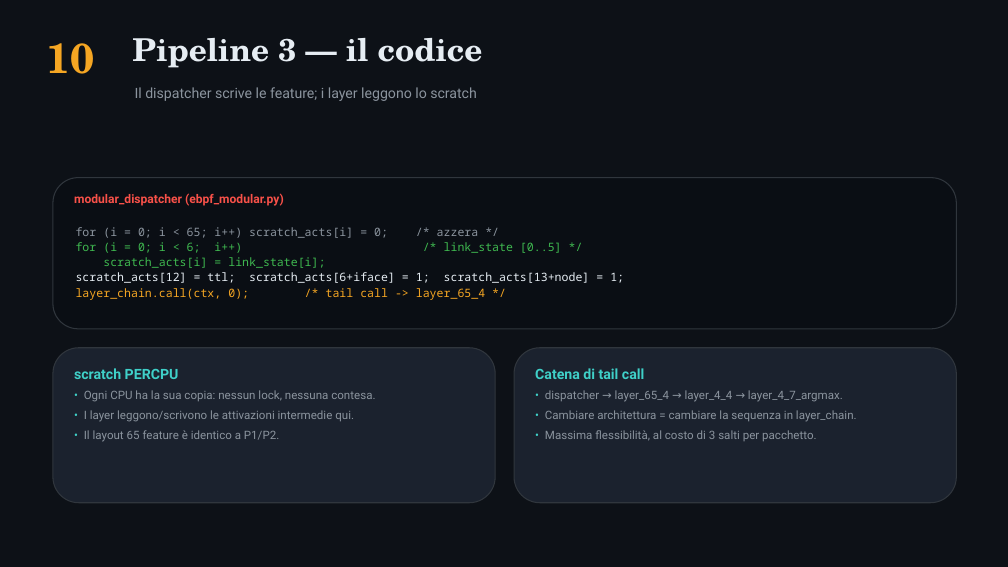
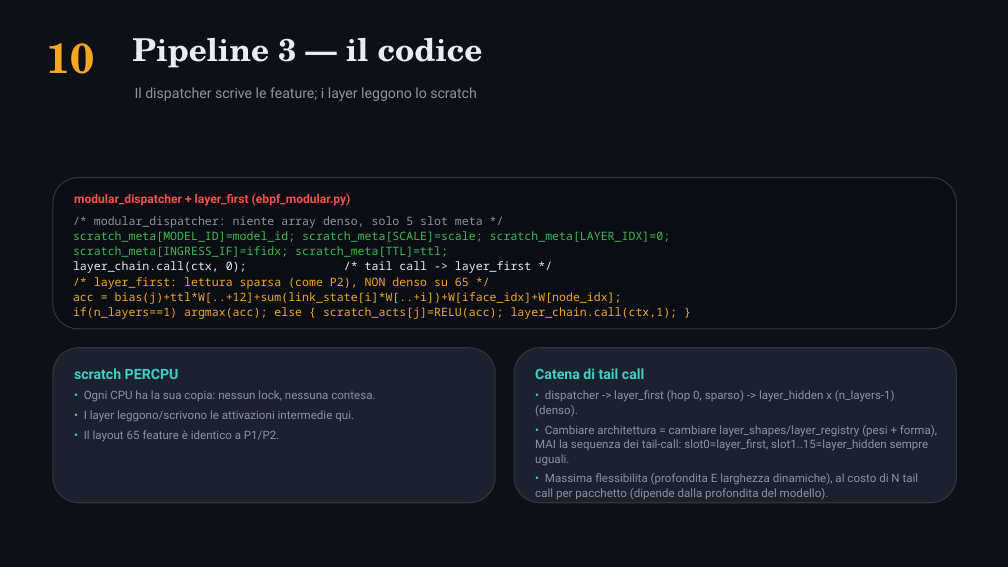
Before and after one commit to ettore-cantile/ipa_lab, a slide deck: slide 11 of docs/IPA_eBPF_pipelines.pptx. Drawn at 1008x567 pixels with LibreOffice and Linux fonts; fonts in the diff are those of the drawing. Boxes give left, top, right and bottom in pixels: in the first picture for what was removed or moved away, otherwise in the second. Text is boxed around its words. In the diff, an @@ line names an element or a change of style, - is before the commit and + after.

```diff
--- a/docs/IPA_eBPF_pipelines.pptx
+++ b/docs/IPA_eBPF_pipelines.pptx
@@ text at bbox=[74, 193, 351, 206]: text changed @@
-modular_dispatcher (ebpf_modular.py)
+modular_dispatcher + layer_first (ebpf_modular.py)
@@ text at bbox=[73, 216, 678, 319]: text changed; text colour #E6EDF3 to #F5A623 @@
-for (i = 0; i < 65; i++) scratch_acts[i] = 0; /* azzera */
-for (i = 0; i < 6; i++) /* link_state [0..5] */
-scratch_acts[i] = link_state[i];
-scratch_acts[12] = ttl; scratch_acts[6+iface] = 1; scratch_acts[13+node] = 1;
-layer_chain.call(ctx, 0); /* tail call -> layer_65_4 */
+/* modular_dispatcher: niente array denso, solo 5 slot meta */
+scratch_meta[MODEL_ID]=model_id; scratch_meta[SCALE]=scale; scratch_meta[LAYER_IDX]=0;
+scratch_meta[INGRESS_IF]=ifidx; scratch_meta[TTL]=ttl;
+layer_chain.call(ctx, 0); /* tail call -> layer_first */
+/* layer_first: lettura sparsa (come P2), NON denso su 65 */
+acc = bias(j)+ttl*W[..+12]+sum(link_state[i]*W[..+i])+W[iface_idx]+W[node_idx];
+if(n_layers==1) argmax(acc); else { scratch_acts[j]=RELU(acc); layer_chain.call(ctx,1); }
@@ text at bbox=[535, 390, 937, 499]: text changed @@
-• dispatcher → layer_65_4 → layer_4_4 → layer_4_7_argmax.
-• Cambiare architettura = cambiare la sequenza in layer_chain.
-• Massima flessibilità, al costo di 3 salti per pacchetto.
+• dispatcher -> layer_first (hop 0, sparso) -> layer_hidden x (n_layers-1) (denso).
+• Cambiare architettura = cambiare layer_shapes/layer_registry (pesi + forma), MAI la sequenza dei tail-call: slot0=layer_first, slot1..15=layer_hidden sempre uguali.
+• Massima flessibilita (profondita E larghezza dinamiche), al costo di N tail call per pacchetto (dipende dalla profondita del modello).
```
Also in this commit, not shown: 6 other slides changed.
